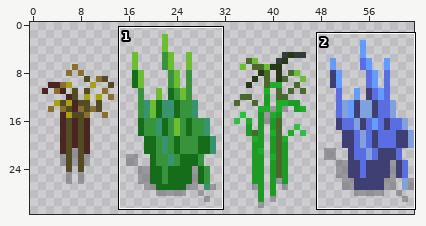
Edited in one commit: pixel-art sprite (SecretProject/SecretProject/Content/WorldProps/tallGrass.png). Above: a wide view before the commit, with the close-up outlined.
Close-up. The starting point:
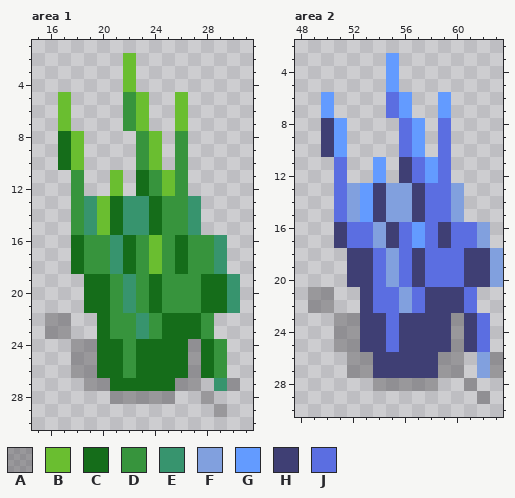
The file is 64x32 pixels. Shown: area 1: x 15..31, y 1..30; area 2: x 48..63, y 2..30. The commit also changed other parts of the picture, which this record leaves out.
Palette (. is transparent): A #5553566f  B #6abe30  C #156d1a  D #37943d  E #37946e  F #81a0de  G #639bff  H #3f3f74  J #5b6ee1
Pixels before, area 1, first column x 16:
 2 ......B........
 3 ......B........
 4 ......B........
 5 .B....DB..B....
 6 .B....DB..B....
 7 .B....DB..B....
 8 .CB....DB.D....
 9 .CB....DB.D....
10 .CB....DB.D....
11 ..D..B.CDBD....
12 ..D..B.CDBD....
13 ..DEBCEECDDE...
14 ..DEBCEECDDE...
15 ..DEBCEECDDE...
16 ..CDDECDBDCDDE.
17 ..CDDECDBDCDDE.
18 ..CDDECDBDCDDE.
19 ...CCDEDCDDDCCE
20 ...CCDEDCDDDCCE
21 ...CCDEDCDDDCCE
22 AA..CDDEDCCCD..
23 AA..CDDEDCCCD..
24 ..AACCDCCCCACD.
25 ..AACCDCCCCACD.
26 ..AACCDCCCCACD.
27 ...AACCCCCAA.EA
28 .....AAAAA..A..
29 .............A.
Pixels before, area 2, first column x 49:
 3 ......G........
 4 ......G........
 5 ......G........
 6 .G....JG..G....
 7 .G....JG..G....
 8 .HG....JG.J....
 9 .HG....JG.J....
10 .HG....JG.J....
11 ..J..G.HJGJ....
12 ..J..G.HJGJ....
13 ..JFGHFFHJJF...
14 ..JFGHFFHJJF...
15 ..JFGHFFHJJF...
16 ..HJJFHJGJHJJF.
17 ..HJJFHJGJHJJF.
18 ...HHJFJHJJJHHF
19 ...HHJFJHJJJHHF
20 ...HHJFJHJJJHHF
21 AA..HJJFJHHHJ..
22 AA..HJJFJHHHJ..
23 ..AAHHJHHHHAHJ.
24 ..AAHHJHHHHAHJ.
25 ..AAHHJHHHHAHJ.
26 ...AAHHHHHAA.FA
27 ...AAHHHHHAA.FA
28 .....AAAAA..A..
29 .............A.
After:
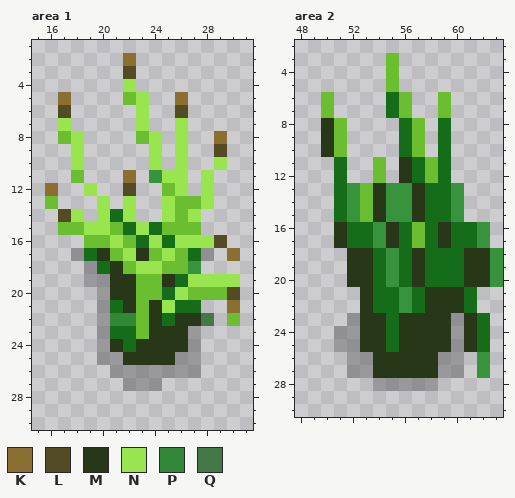
Colours new in this view: K #8a6f30  L #524b24  M #273718  N #99e550  P #318937  Q #447847
Changes in this commit:
Changed rows in their new state; - is an unchanged pixel.
Area 1:
first column x 16:
 2 ------K--------
 3 ------L--------
 4 ------N--------
 5 -K----BN--K----
 6 -L----.N--L----
 7 -N----.N--N----
 8 -BN----BN-N--K-
 9 -.N----.N-N--L-
10 -.N----.N-N--N-
11 --B--.K.-NN-N--
12 K-.N-.L..-N-N--
13 B-..N.N..NBBN--
14 -LN.N-N..NBN---
15 -BBNNBCN-BBB---
16 --.BBNBCNCNNNL-
17 --ACMBNM-NBCA.K
18 --.ACMBNNBB-..-
19 ---AAMMBBMCNNNN
20 ---.AMMBBCNBBBL
21 ---.ACMBMNCC..K
22 ..--APPBM-MMQ-B
23 ..--ACCBMMMA.--
24 --..AMCMMMM-..-
25 --..AAMMMMA-..-
26 --...AAAAAA-..-
27 ---...AAA...-..
28 -----.....--.--
29 -------------.-
Area 2:
first column x 49:
 3 ------B--------
 4 ------B--------
 5 ------B--------
 6 -B----CB--B----
 7 -B----CB--B----
 8 -MB----CB-C----
 9 -MB----CB-C----
10 -MB----CB-C----
11 --C--B-MCBC----
12 --C--B-MCBC----
13 --CDBMDDMCCD---
14 --CDBMDDMCCD---
15 --CDBMDDMCCD---
16 --MCCDMCBCMCCD-
17 --MCCDMCBCMCCD-
18 ---MMCDCMCCCMMD
19 ---MMCDCMCCCMMD
20 ---MMCDCMCCCMMD
21 ..--MCCDCMMMC--
22 ..--MCCDCMMMC--
23 --.-MMCMMMM-MC-
24 ----MMCMMMM-MC-
25 ----MMCMMMM-MC-
26 -----MMMMM---D.
27 -----MMMMM---D.
28 ------------.--
29 -------------.-
Where, in picture pixels (left, top, right, bottom), the same in both close-ups:
changed: (45, 53, 240, 417)
changed: (308, 53, 503, 404)
